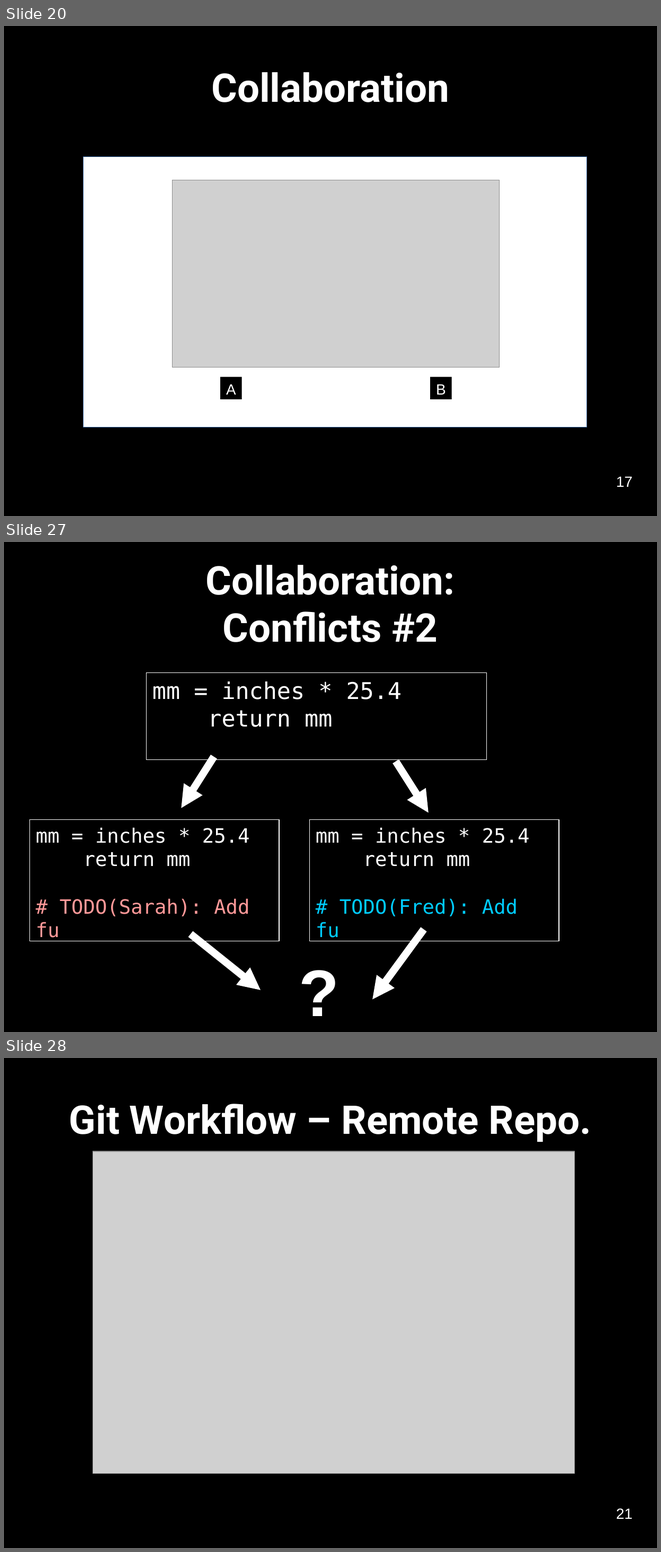
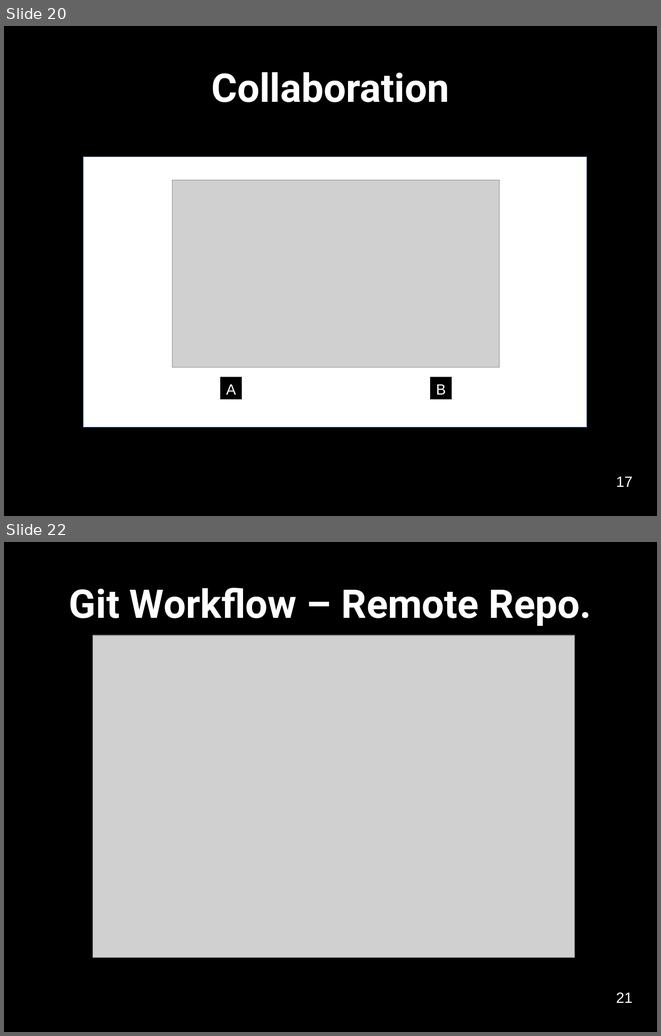
Before and after one commit to softwaresaved/2020-04-30-ramp-swc, a slide deck: novice/git/version-control-with-git-slides.odp. Shown one above the other, each under a label of ours: slides 20, 27 and 28 before the commit, slides 20 and 22 after it; the slides between them are not shown. The pictures are 661x1552 and 661x1036 pixels, drawn with LibreOffice and Linux fonts; fonts in the diff are those of the drawing; grey boxes stand for pictures. Boxes give left, top, right and bottom in pixels: in the first picture for what was removed or moved away, otherwise in the second. Text is boxed around its words. In the diff, an @@ line names an element or a change of style, - is before the commit and + after.

```diff
--- a/novice/git/version-control-with-git-slides.odp
+++ b/novice/git/version-control-with-git-slides.odp
@@ slide 27 removed at [4, 542, 657, 1032], background #000000 @@
@@ title removed at [206, 565, 455, 642] @@
-Collaboration:
-Conflicts #2
@@ rectangle removed at [146, 672, 487, 759] @@
-mm = inches * 25.4
-return mm
@@ arrow removed from (214, 757) to (181, 808) @@
@@ arrow removed from (396, 761) to (429, 813) @@
@@ rectangle removed at [29, 820, 279, 942] @@
-mm = inches * 25.4
-return mm
-# TODO(Sarah): Add fu
@@ rectangle removed at [310, 820, 559, 942] @@
-mm = inches * 25.4
-return mm
-# TODO(Fred): Add fu
@@ arrow removed from (191, 934) to (261, 990) @@
@@ arrow removed from (424, 929) to (372, 999) @@
@@ text removed at [293, 948, 345, 1027] @@
-?
@@ what was slide 28 is now slide 22 @@
```
Also in this commit, not shown: 4 slides changed, 4 other slides removed, 10 other files.
